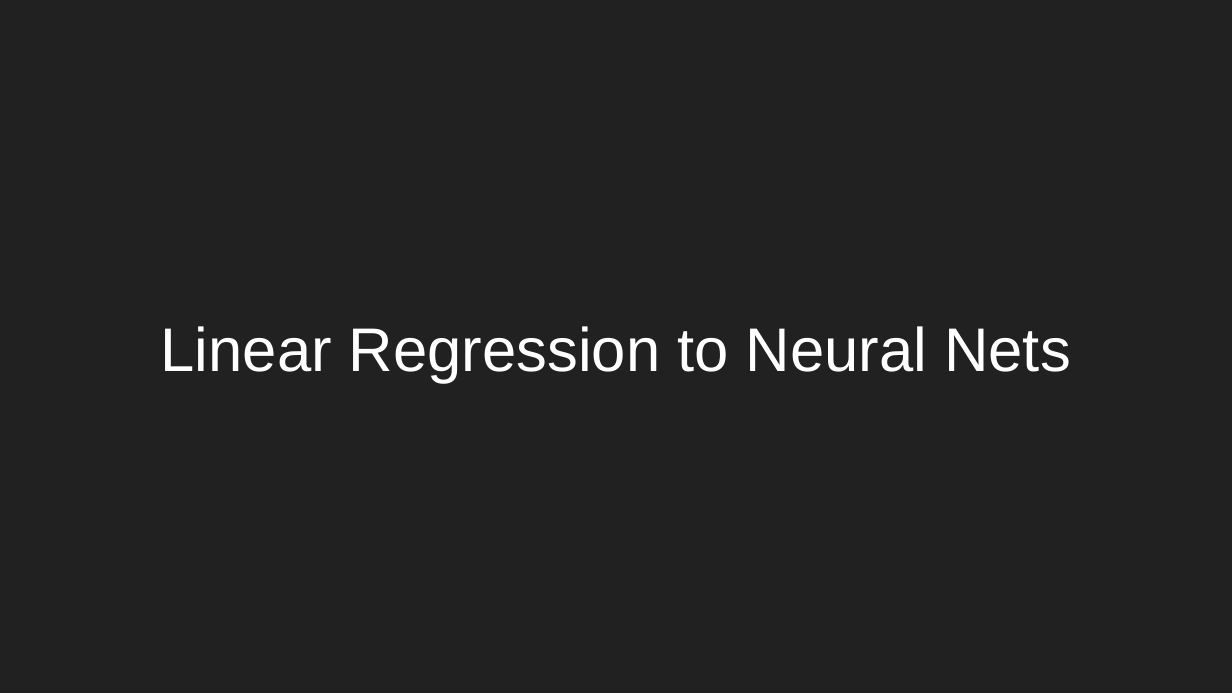
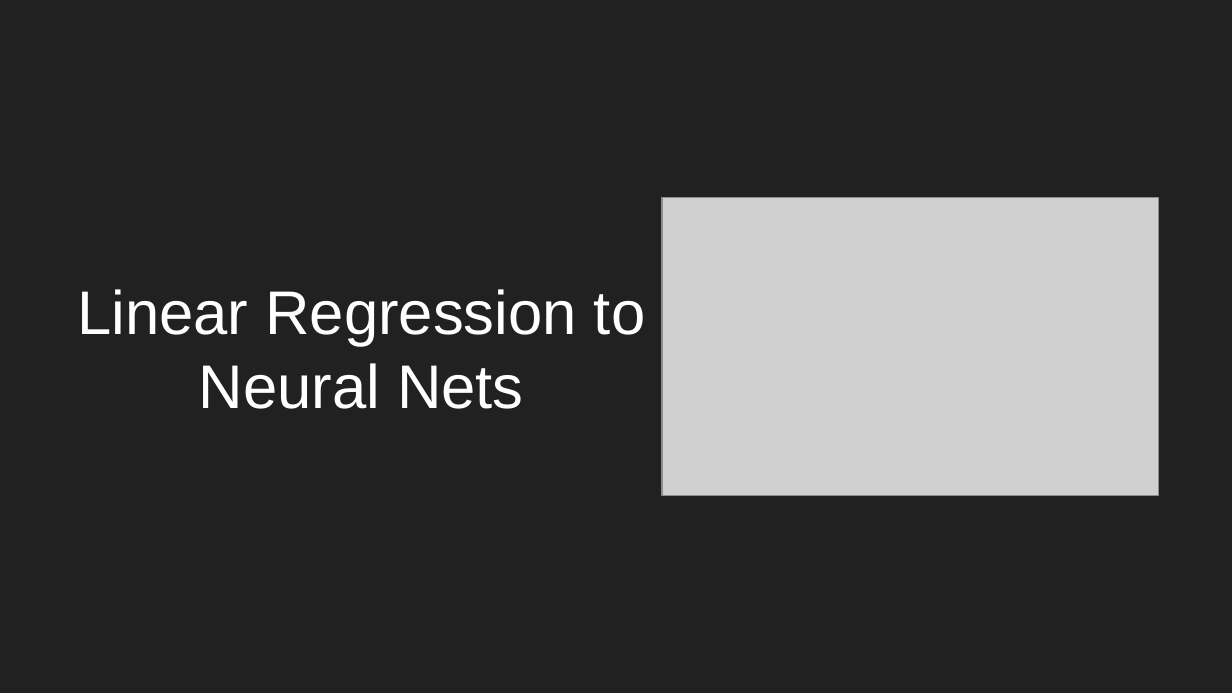
Before and after one commit to dorairajsanjay/vellore_tech_AI_ML_presentation_Feb2020, a slide deck: slide 15 of vit_ml_ai_core_principles_applications.pptx (slide 9 before the commit). Drawn at 1232x693 pixels with LibreOffice and Linux fonts; fonts in the diff are those of the drawing; grey boxes stand for pictures. Boxes give left, top, right and bottom in pixels: in the first picture for what was removed or moved away, otherwise in the second. Text is boxed around its words. In the diff, an @@ line names an element or a change of style, - is before the commit and + after.

```diff
--- a/vit_ml_ai_core_principles_applications.pptx
+++ b/vit_ml_ai_core_principles_applications.pptx
@@ picture added at (662,197,1158,495) @@
@@ title "Linear Regression to Neural Nets" rewrapped from (161,326,1071,382) to (77,289,645,409) @@
```
Also in this commit, not shown: 6 other slides changed, 14 slides added, 4 slides removed.
